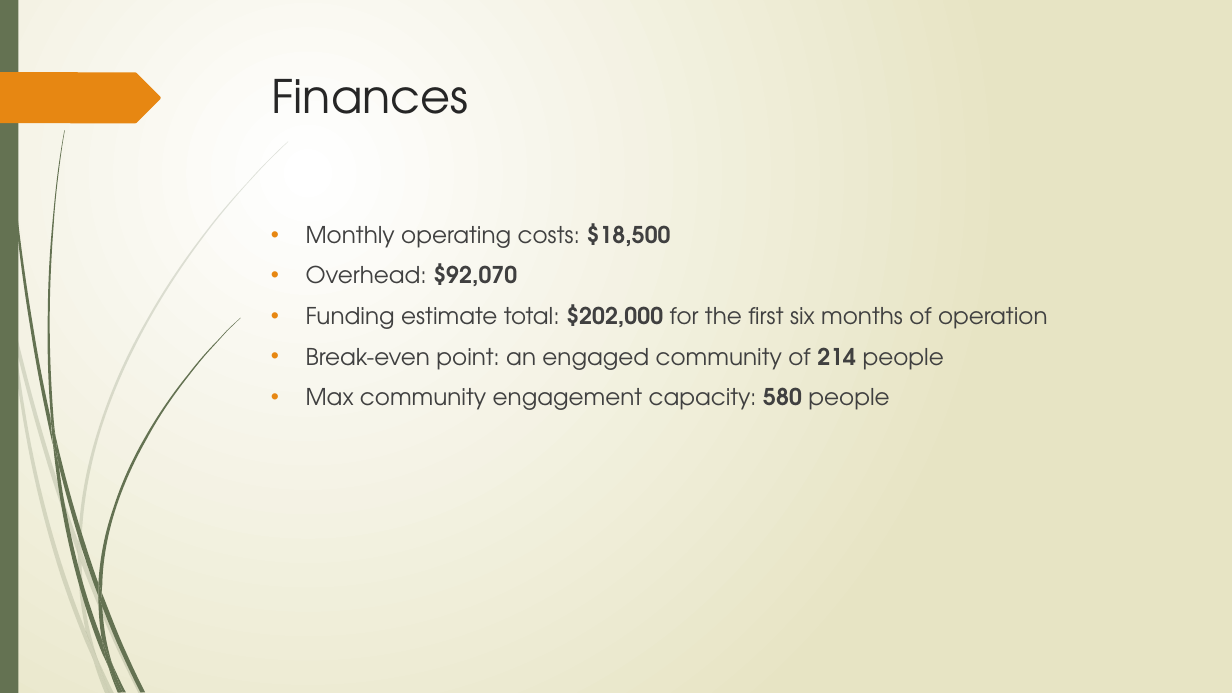
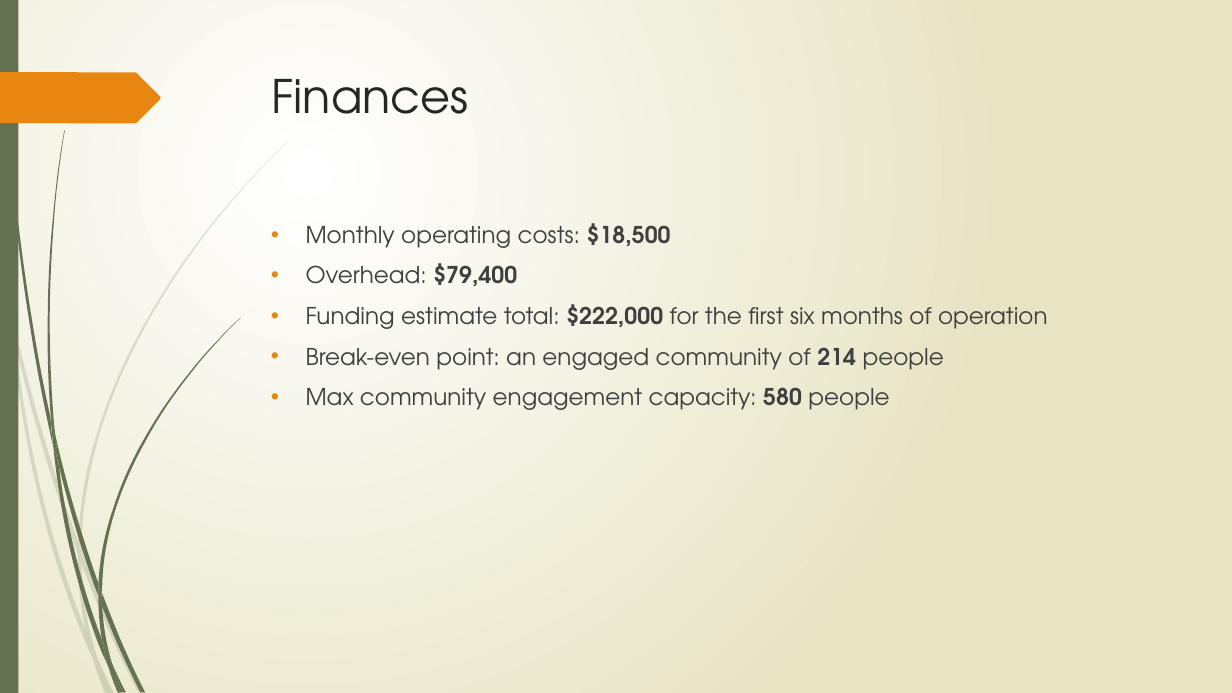
Before and after one commit to tieje/dogen, a slide deck: slide 19 of Presentation/SocialHub_FrancisT_06_23_2020.pptx. Drawn at 1232x693 pixels with LibreOffice and Linux fonts; fonts in the diff are those of the drawing. Boxes give left, top, right and bottom in pixels: in the first picture for what was removed or moved away, otherwise in the second. Text is boxed around its words. In the diff, an @@ line names an element or a change of style, - is before the commit and + after.

```diff
--- a/Presentation/SocialHub_FrancisT_06_23_2020.pptx
+++ b/Presentation/SocialHub_FrancisT_06_23_2020.pptx
@@ text at <box>306,263,1048,329</box>: text changed @@
-• Overhead: $92,070
-• Funding estimate total: $202,000 for the first six months of operation
+• Overhead: $79,400
+• Funding estimate total: $222,000 for the first six months of operation
```
Also in this commit, not shown: 2 other slides changed, 4 other files.
